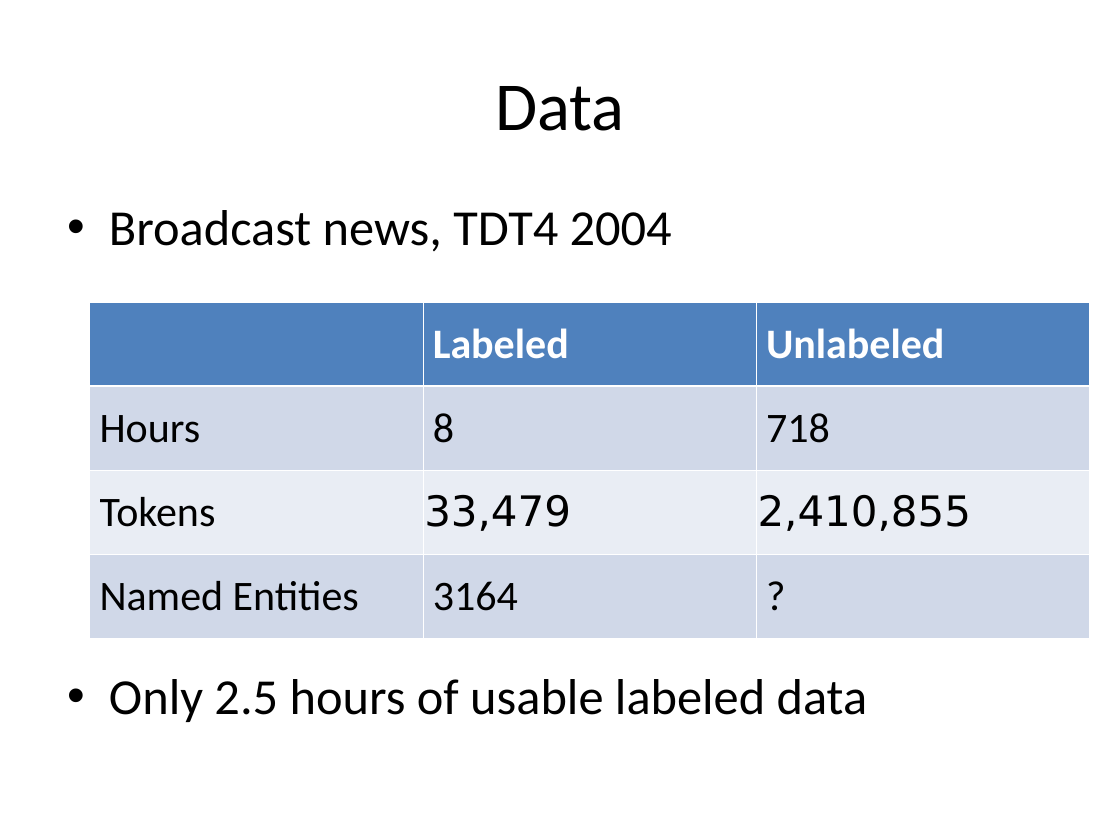
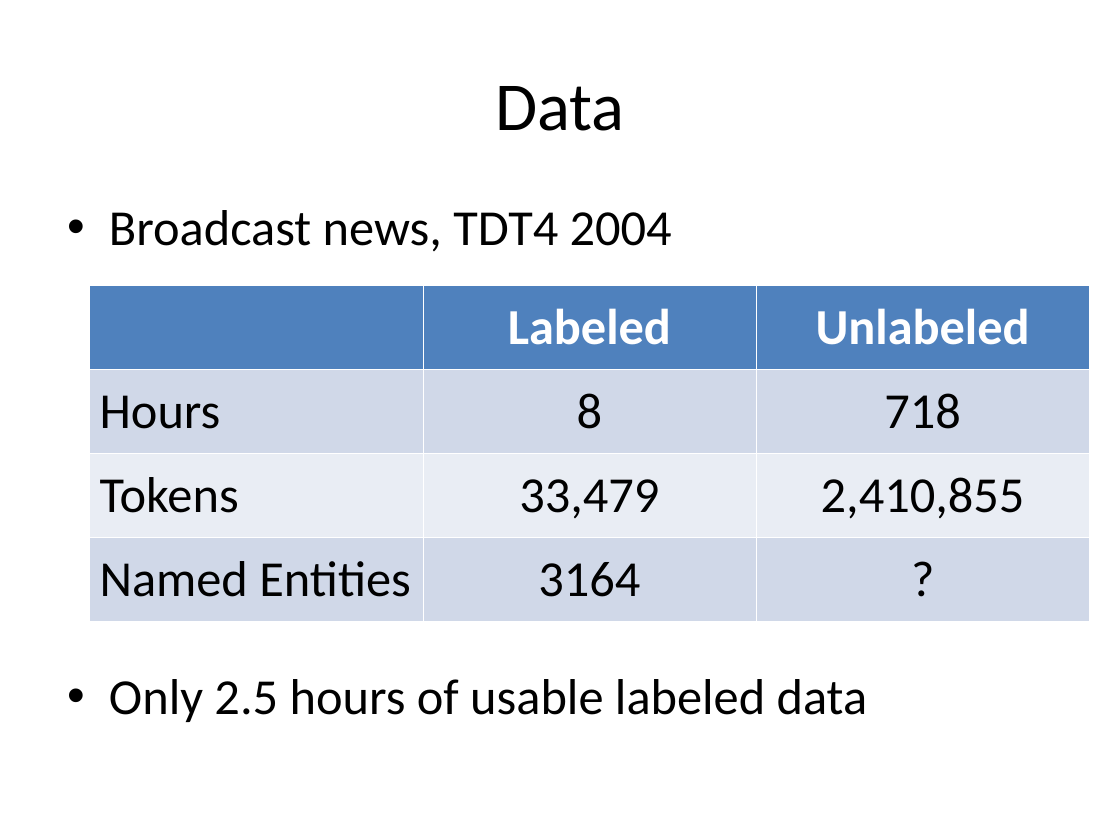
Before and after one commit to dimidd/ner-asr, a slide deck: slide 12 of doc/11748-A-M-DEC-02.ppt (slide 11 before the commit). Drawn at 1120x840 pixels with LibreOffice and Linux fonts; fonts in the diff are those of the drawing. Boxes give left, top, right and bottom in pixels: in the first picture for what was removed or moved away, otherwise in the second. Text is boxed around its words. In the diff, an @@ line names an element or a change of style, - is before the commit and + after.

```diff
--- a/doc/11748-A-M-DEC-02.ppt
+++ b/doc/11748-A-M-DEC-02.ppt
@@ table at (x1=90, y1=285, x2=1091, y2=621) @@
@@ size 30 to 36 pt @@
@@ font DejaVu Sans to Calibri in "33,479", "2,410,855" @@
@@ alignment left to centre @@
@@ table moved from (x1=90, y1=302, x2=1091, y2=638) to (x1=90, y1=285, x2=1091, y2=621) @@
```
Also in this commit, not shown: 3 other slides changed, 5 slides added, 1 slide removed, 1 other file.
